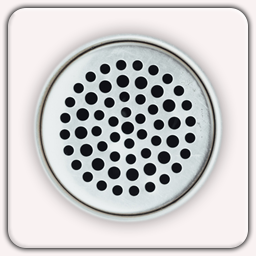
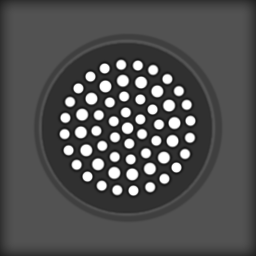
The second 256 x 256 image is a revision of the first. Changes to its layers:
showed "Layer 5" over [39, 40, 215, 216]
showed "Layer 6" over [37, 38, 218, 218]
showed "Layer 7", painted on it over [0, 0, 256, 256]
removed layer "Rectangle 1" over [8, 8, 248, 248]
